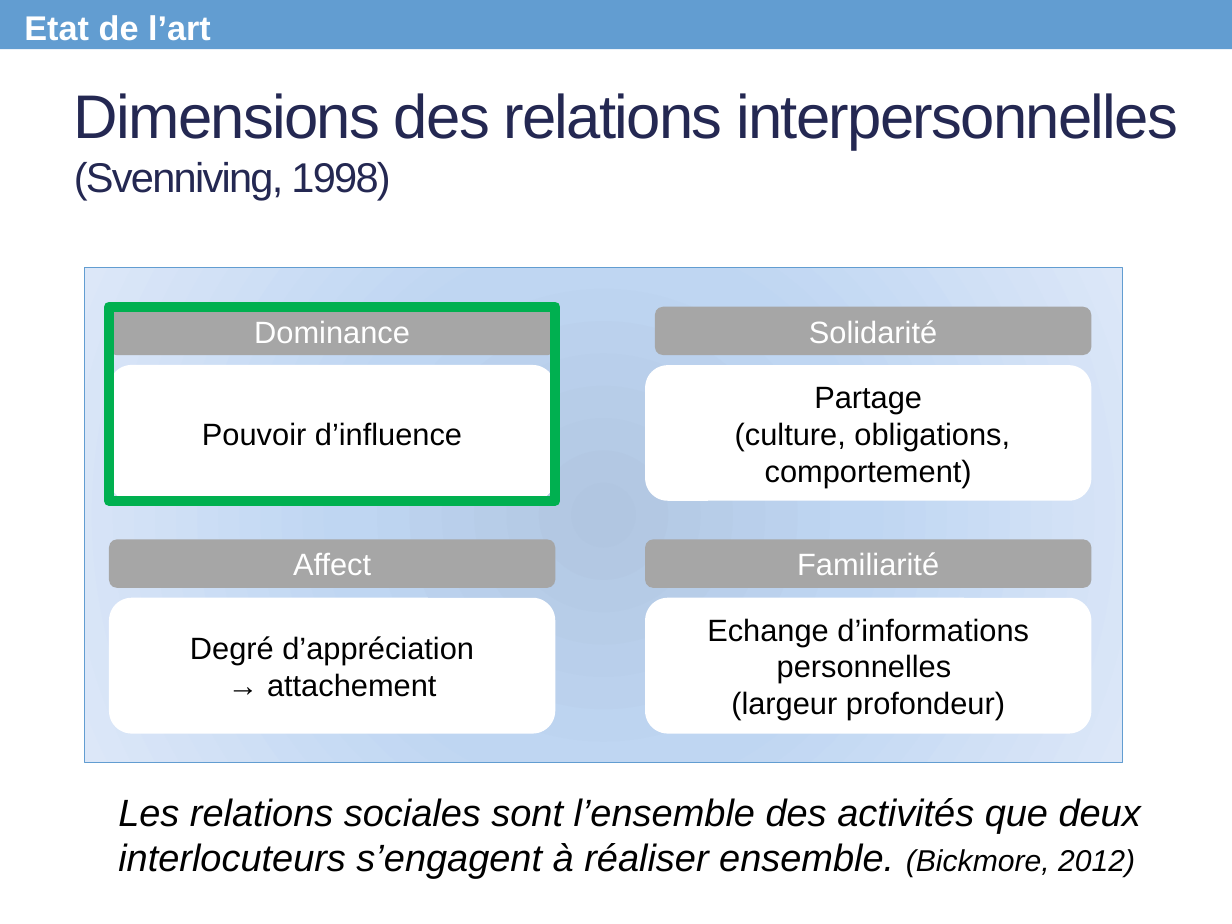
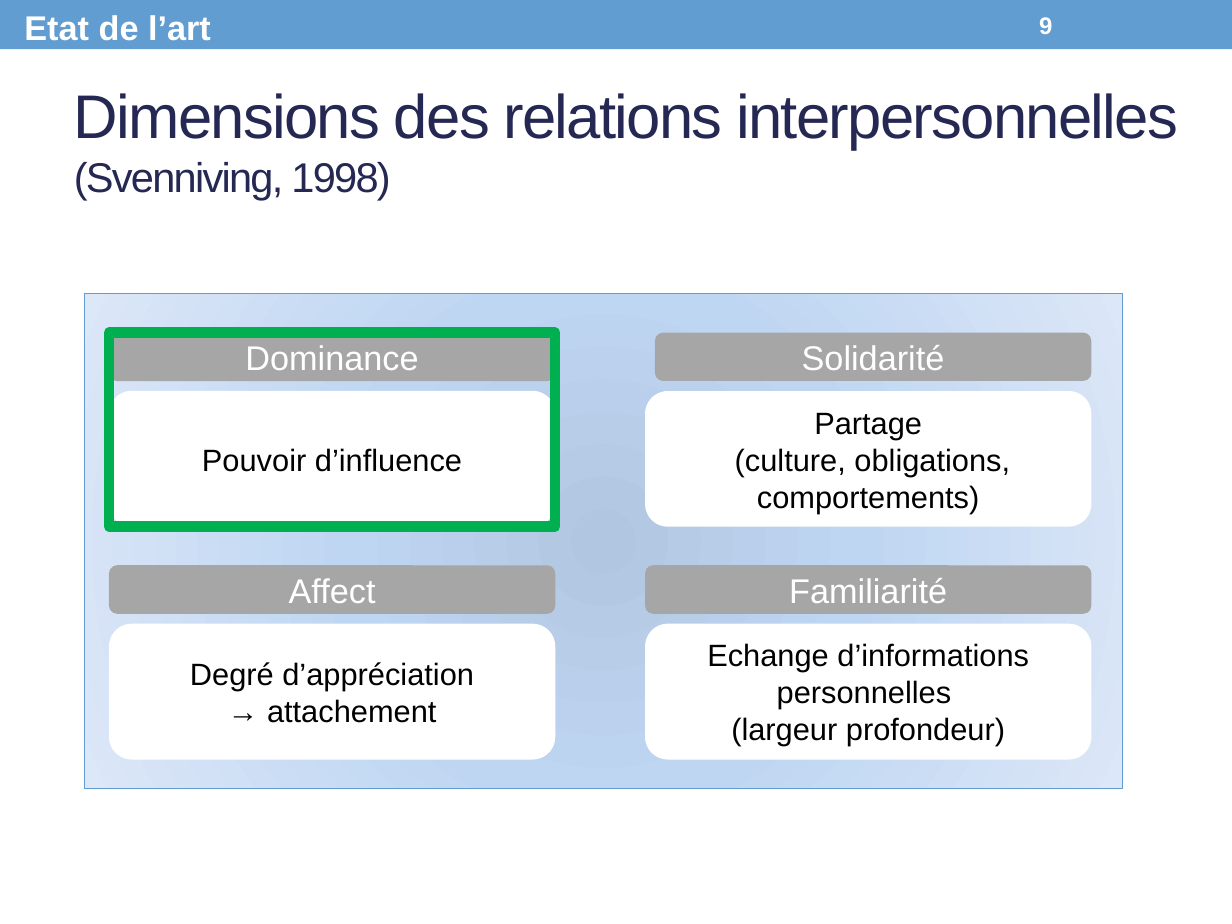
Before and after one commit to Olydia/Discolog, a slide deck: slide 9 of papers/Presentations/CPU_Presentation.pptx. Drawn at 1232x924 pixels with LibreOffice and Linux fonts; fonts in the diff are those of the drawing. Boxes give left, top, right and bottom in pixels: in the first picture for what was removed or moved away, otherwise in the second. Text is boxed around its words. In the diff, an @@ line names an element or a change of style, - is before the commit and + after.

```diff
--- a/papers/Presentations/CPU_Presentation.pptx
+++ b/papers/Presentations/CPU_Presentation.pptx
@@ page number added at <box>1039,17,1052,34</box>, 14 pt, text #FFFFFF, bold @@
+9
@@ 8 rounded rectangles, 2 rectangles, 1 page number: place and size @@
-8 rounded rectangles, 2 rectangles, 1 page number at <box>85,267,1124,763</box>
+8 rounded rectangles, 2 rectangles, 1 page number at <box>85,292,1124,788</box>
@@ text in rounded rectangle at <box>735,448,1010,513</box>: text changed @@
-(culture, obligations, comportement)
+(culture, obligations, comportements)
@@ size 18 to 20 pt in 4 elements at <box>108,333,554,381</box>, <box>655,333,1092,381</box>, <box>108,565,554,614</box>, <box>646,565,1092,614</box> @@
@@ text removed at <box>118,798,1141,879</box> @@
-Les relations sociales sont l’ensemble des activités que deux interlocuteurs s’engagent à réaliser ensemble. (Bickmore, 2012)
```
Also in this commit, not shown: 11 other slides changed.
